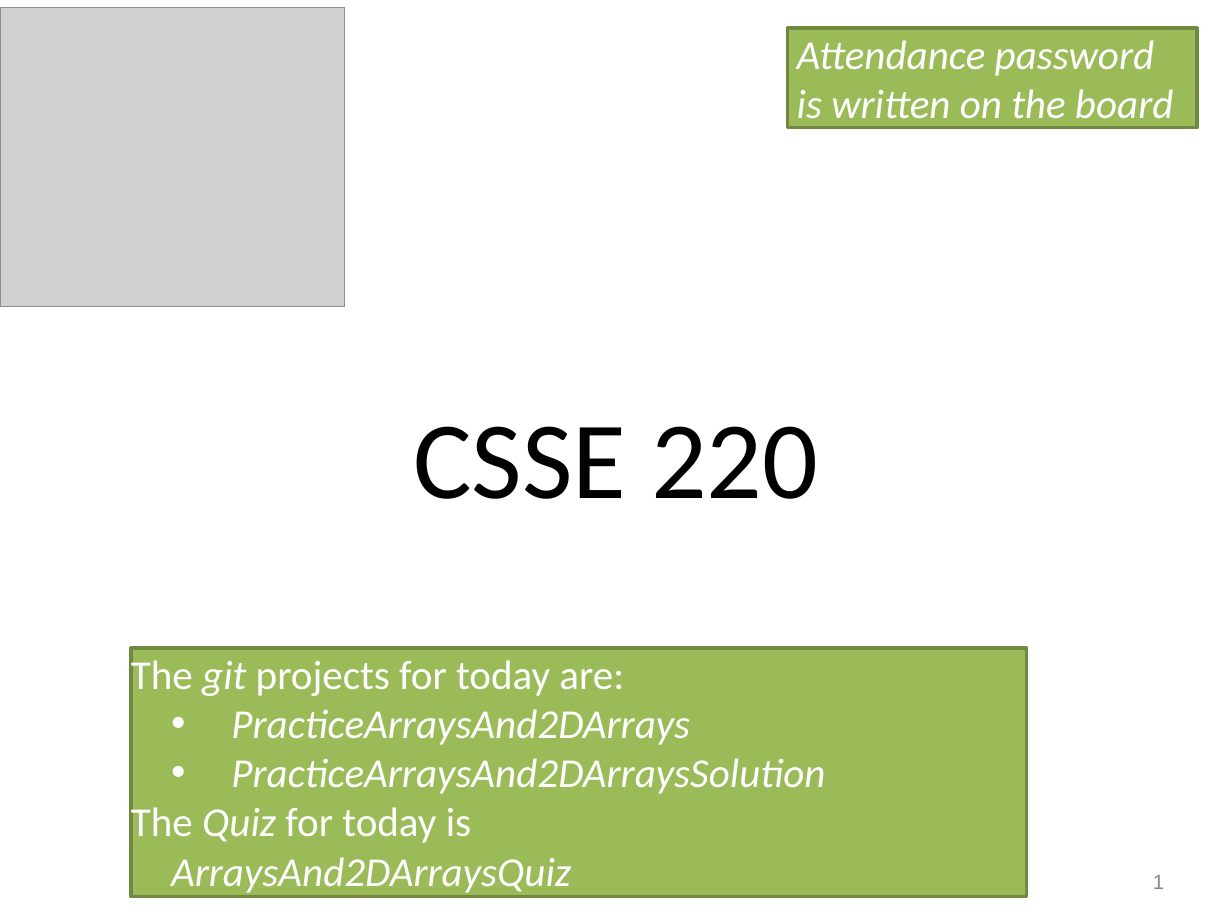
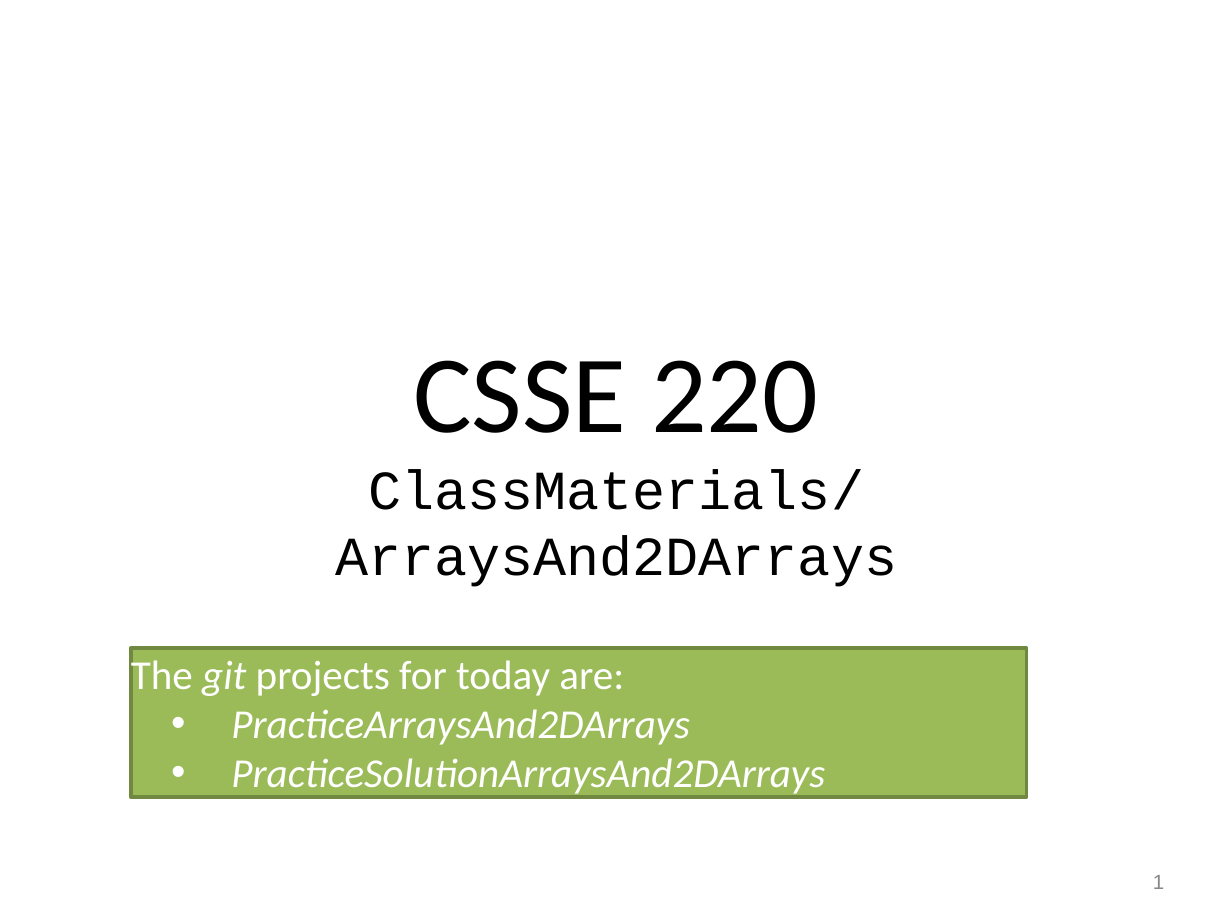
Before and after one commit to RHIT-CSSE/csse220, a slide deck: slide 1 of ClassMaterials/ArraysAnd2DArrays/Slides/Part0-ArrayAnd2DArraysIntro.pptx. Drawn at 1232x924 pixels with LibreOffice and Linux fonts; fonts in the diff are those of the drawing; grey boxes stand for pictures. Boxes give left, top, right and bottom in pixels: in the first picture for what was removed or moved away, otherwise in the second. Text is boxed around its words. In the diff, an @@ line names an element or a change of style, - is before the commit and + after.

Commit message:
Update ArraysAnd2DArrays Part0 slides for 202710

```diff
--- a/ClassMaterials/ArraysAnd2DArrays/Slides/Part0-ArrayAnd2DArraysIntro.pptx
+++ b/ClassMaterials/ArraysAnd2DArrays/Slides/Part0-ArrayAnd2DArraysIntro.pptx
@@ picture removed at [0,7,345,306] @@
@@ rectangle removed at [787,28,1198,128] @@
-Attendance password
-is written on the board
@@ text at [335,470,897,587]: paragraph added @@
+ClassMaterials/ArraysAnd2DArrays
@@ rectangle "The git projects for today ...": place and size @@
-rectangle "The git projects for today ..." at [131,648,1026,897]
+rectangle "The git projects for today ..." at [131,648,1026,797]
@@ text in rectangle at [231,758,825,797]: text changed @@
-• PracticeArraysAnd2DArraysSolution
-The Quiz for today is
-ArraysAnd2DArraysQuiz
+• PracticeSolutionArraysAnd2DArrays
```
Also in this commit, not shown: 1 other slide changed.
